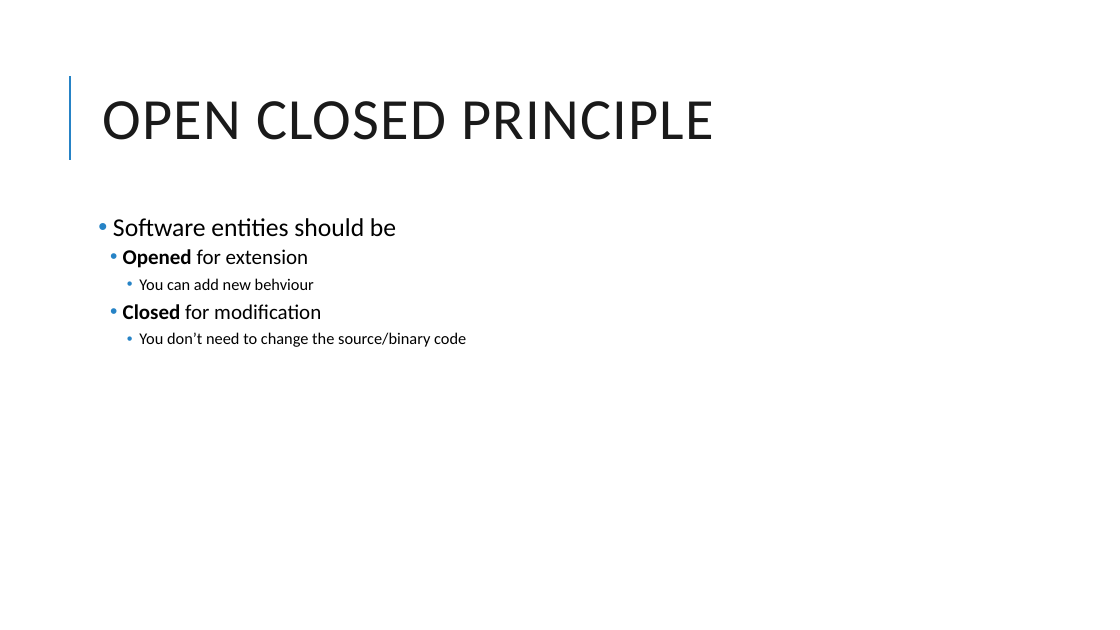
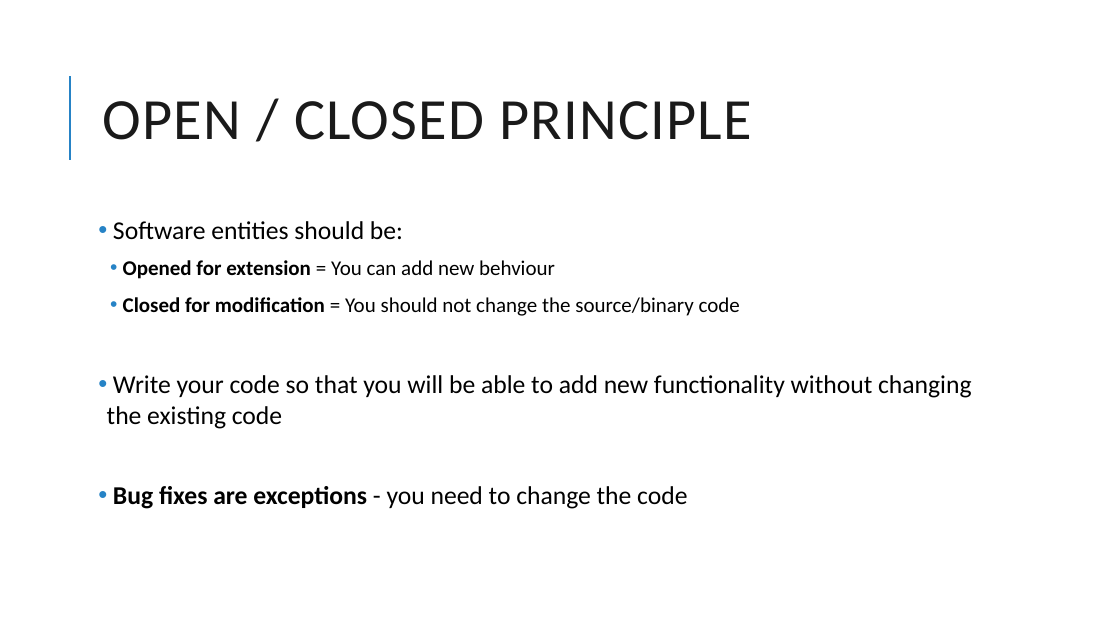
Before and after one commit to nadiacomanici/SolidPrinciples, a slide deck: slide 39 of SOLID Principles.pptx. Drawn at 1120x630 pixels with LibreOffice and Linux fonts; fonts in the diff are those of the drawing. Boxes give left, top, right and bottom in pixels: in the first picture for what was removed or moved away, otherwise in the second. Text is boxed around its words. In the diff, an @@ line names an element or a change of style, - is before the commit and + after.

```diff
--- a/SOLID Principles.pptx
+++ b/SOLID Principles.pptx
@@ title at (102, 101, 751, 140): text changed @@
-OPEN CLOSED PRINCIPLE
+OPEN / CLOSED PRINCIPLE
@@ text at (107, 221, 971, 509): text changed; size 14 to 22 pt @@
-• Software entities should be
-  • Opened for extension
-    • You can add new behviour
-  • Closed for modification
-    • You don’t need to change the source/binary code
+• Software entities should be:
+  • Opened for extension = You can add new behviour
+  • Closed for modification = You should not change the source/binary code
+• Write your code so that you will be able to add new functionality without changing the existing code
+• Bug fixes are exceptions - you need to change the code
```
Also in this commit, not shown: 1 other slide changed, 7 slides added, 16 other files.
